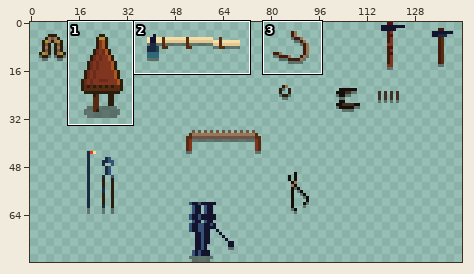
Sprite sheet -- Assets/Art/Sprites/Objects/Furniture/blacksmithitems.png. The first picture is a wide view before the edit; the outline marks the close-up.
Close-up. Before the edit:
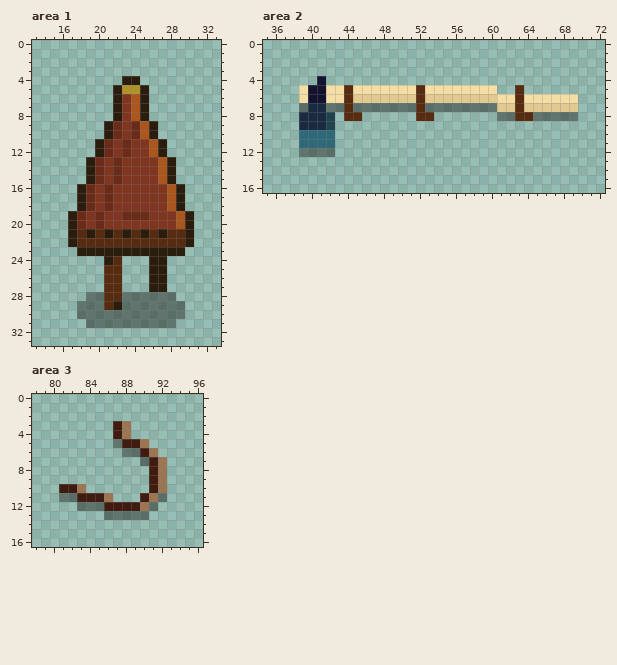
The file is 144x80 pixels. Shown: area 1: x 13..33, y 0..33; area 2: x 35..72, y 0..16; area 3: x 78..96, y 0..16.
The result:
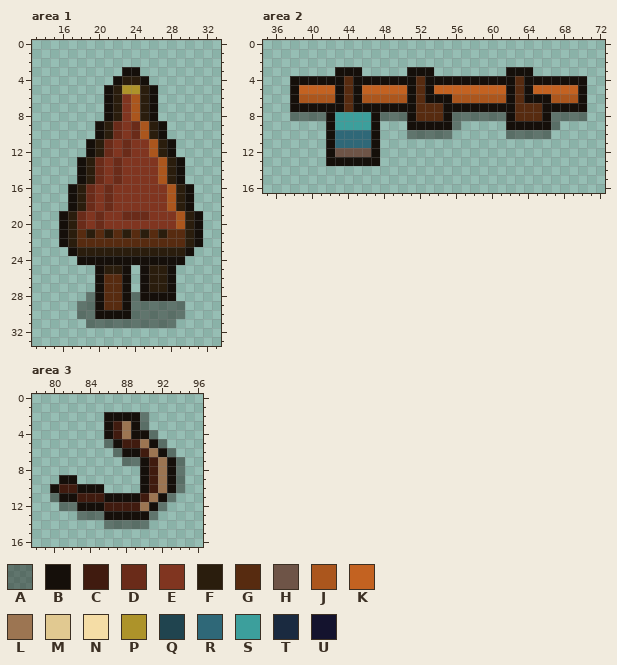
Palette (. is transparent): A #150f0a6b  B #150f0a  C #401b0f  D #6a2b19  E #803520  F #2a1d0d  G #572b10  H #6e5447  J #ab561d  K #c36221  L #9c7552  M #e1c991  N #f5dda6  P #ad932a  Q #20444f  R #2f6878  S #3c9f9c  T #1a2a40  U #14132e
Diff:
Changed rows in their new state; - is an unchanged pixel.
Area 1:
first column x 16:
 3 -------BB-------
 4 ------B--B------
 5 -----B----B-----
 6 -----B----B-----
 7 -----B----B-----
 8 -----B----B-----
 9 ----B------B----
10 ----B------B----
11 ---B--------B---
12 ---B--------B---
13 --B----------B--
14 --B----------B--
15 --B----------B--
16 -B------------B-
17 -B------------B-
18 -B------------B-
19 B--------------B
20 B--------------B
21 B--------------B
22 B--------------B
23 -B------------B-
24 --BBBBBBBBBBBB--
25 ----BFFB-B--B---
26 ----B--B-B--B---
27 ----B--B-B--B---
28 ----B--B-BBBB---
29 ----B-GB--------
30 ----BBBB--------
Area 2:
first column x 38:
 3 -----BBB-----BBB--------BBB------
 4 BBBBBBGBBBBBBBGBBBBBBBBBBGBBBBBBB
 5 BKKKKB-BKKKKKB-BKKKKKKKKB-BKKKKKB
 6 BJJJJB-BJJJJJB-BBBJJJJJJB-BBBJJJB
 7 BBBBBB-BBBBBBB-GGBBBBBBBB-GGBBBBB
 8 AAAABSSSSBAAAB--GBAAAAA-B--GB---A
 9 -...BSSSSB---BBBBBA-----BBBBBA---
10 -...BRRRRB---AAAAA------AAAAA----
11 -...BRRRRB-----------------------
12 -...BHHHHB-----------------------
13 ----BBBBBB-----------------------
Area 3:
first column x 80:
 2 ------BBBBA----
 3 ------B--BA----
 4 ------B--BBA---
 5 ------AB---BA--
 6 -------ABB--BA-
 7 --------AAB--BA
 8 ----------B--BA
 9 -BB-------B--BA
10 B--BBB----B--BA
11 ABB---BBBB--BA-
12 -AABBB-----BA--
13 ---AAABBBBBA---
14 ------AAAAA----
Where, in picture pixels (left, top, right, bottom), the same in both close-ups:
changed: (59, 67, 203, 319)
changed: (290, 67, 587, 166)
changed: (50, 412, 185, 529)
